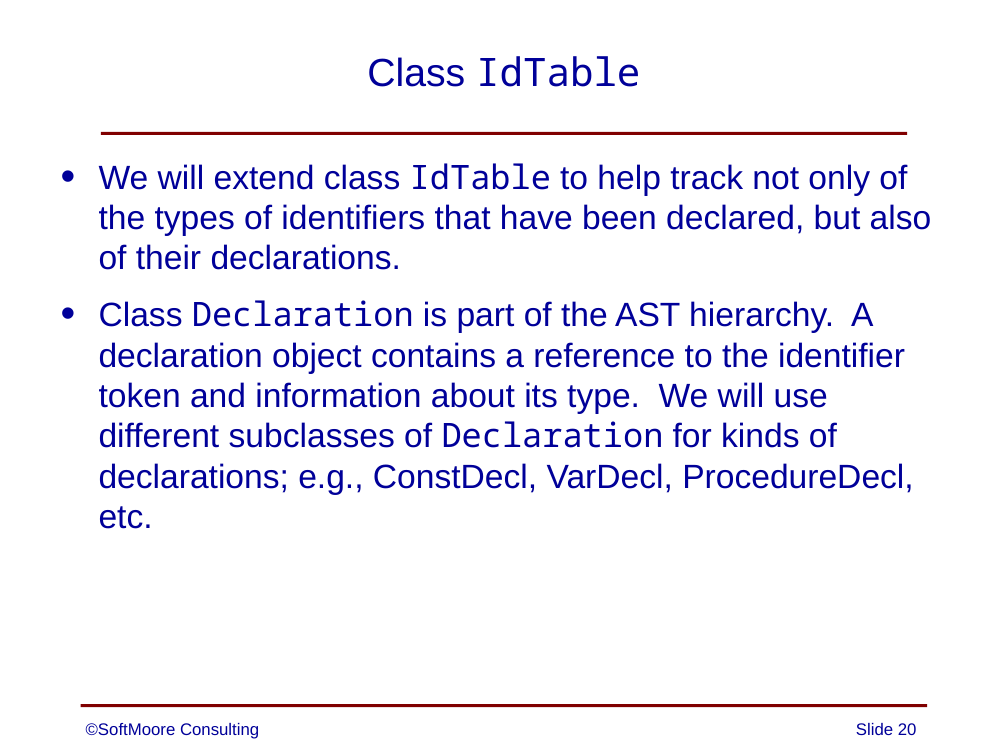
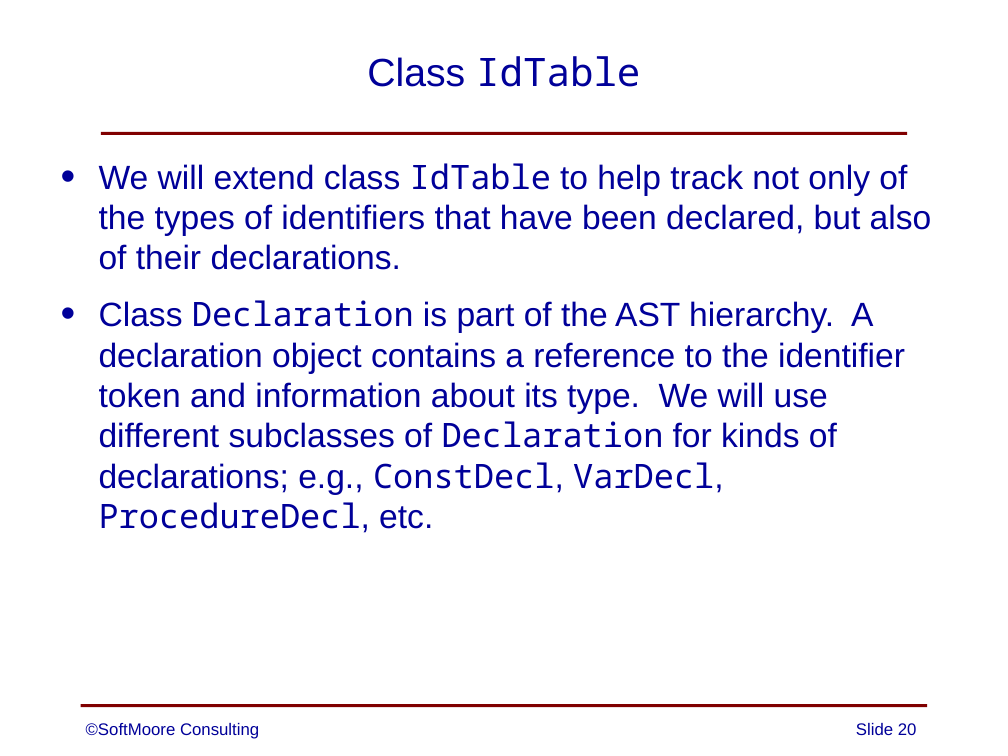
Before and after one commit to SoftMoore/CPRL, a slide deck: slide 20 of PowerPoint Slides/08 - Abstract Syntax Trees.pptx. Drawn at 1008x756 pixels with LibreOffice and Linux fonts; fonts in the diff are those of the drawing. Boxes give left, top, right and bottom in pixels: in the first picture for what was removed or moved away, otherwise in the second. Text is boxed around its words. In the diff, an @@ line names an element or a change of style, - is before the commit and + after.

```diff
--- a/PowerPoint Slides/08 - Abstract Syntax Trees.pptx
+++ b/PowerPoint Slides/08 - Abstract Syntax Trees.pptx
@@ text at <box>99,300,905,533</box>: font Arial to Noto Sans Mono in "ConstDecl, VarDecl, ProcedureDecl," @@
```
Also in this commit, not shown: 7 other slides changed, 3 other files.
